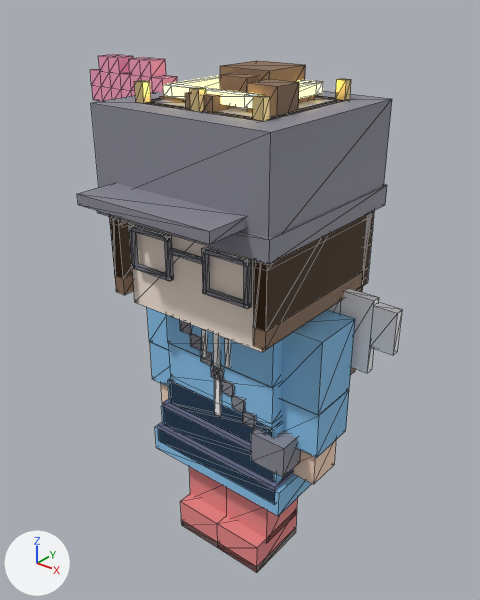
Renders of the glTF model public/plaza/assets/avatar_block.glb from each side of a commit.
Rendered twice from a 50 mm lens placed at (1.51, -1.92, 2.4), pointed at (-0.06, 0.06, 1.17). The lights are fixed; the arrows at lower left show +X, +Y and +Z. The first picture is the older version. Mesh edges are drawn as thin lines.

Objects in the first picture: 'AV_block_HEAD', 'block_ACC_balloon', 'block_ACC_beanie', 'block_ACC_cap', 'block_ACC_crossbag', 'block_ACC_wings', 'block_BOTTOM_skirt', 'block_HAIR_bob', 'block_HAIR_long', 'block_SHOES_boots', 'block_TOP_dress_skirt', 'block_TOP_hoodie' and 10 more.
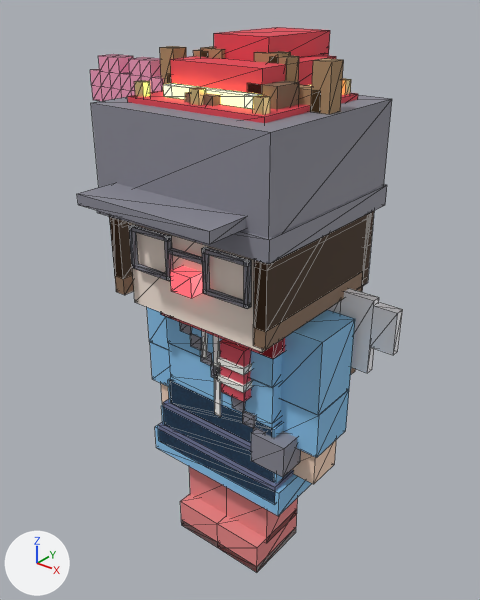
What the commit changed:
Material 'FIX_scarf_stripe' (mat_fix_scarf_stripe) is new.
Its base color is (0.96, 0.94, 0.9) (white #faf8f3).
Its roughness is 0.85.
Material 'FIX_scarf' (mat_fix_scarf) is new.
Its base color is (0.72, 0.08, 0.12) (red #dd5061).
Its roughness is 0.85.
Material 'FIX_santa_red' (mat_fix_santa_red) is new.
Its base color is (0.78, 0.06, 0.09) (red #e54555).
Its roughness is 0.7.
Material 'FIX_rudolph_nose' (mat_fix_rudolph_nose) is new.
Its base color is (0.95, 0.08, 0.12) (red #f95061).
Its roughness is 0.3.
Its emission color is (1.0, 0.1, 0.12) (red #ff5961).
Its emission strength is 1.2.
Material 'FIX_antler' (mat_fix_antler) is new.
Its base color is (0.42, 0.26, 0.13) (brown #ad8b65).
Its roughness is 0.8.
Mesh me_block_acc_scarf_stripe is new.
It consists of a box spanning x 0.045..0.175, y -0.22..-0.155, z 0.95..0.98; a box spanning x 0.045..0.175, y -0.22..-0.155, z 1.03..1.06.
It uses material mat_fix_scarf_stripe (white #faf8f3).
Mesh me_block_acc_scarf is new.
It has 32 vertices, 60 faces and spans x -0.29..0.29, y -0.21..0.19, z 0.9..1.25.
It uses material mat_fix_scarf (red #dd5061).
Mesh me_block_acc_santa is new.
It consists of a box spanning x -0.3..0.3, y -0.28..0.28, z 1.88..2.02; a box spanning x -0.2..0.2, y -0.16..0.28, z 2.02..2.14; a box spanning x -0.12..0.12, y -0.02..0.36, z 2.14..2.22; a box spanning x -0.07..0.07, y 0.28..0.44, z 2.02..2.16.
It uses material mat_fix_santa_red (red #e54555).
Mesh me_block_acc_antlers_nose is new.
It is a box spanning x -0.05..0.05, y -0.36..-0.29, z 1.37..1.45.
It uses material mat_fix_rudolph_nose (red #f95061, glowing red #ff5961).
Mesh me_block_acc_antlers is new.
It consists of a box spanning x 0.135..0.205, y -0.035..0.035, z 1.86..2.16; a box spanning x 0.17..0.34, y -0.035..0.035, z 2.0..2.07; a box spanning x 0.305..0.375, y -0.035..0.035, z 2.0..2.16; a box spanning x 0.07..0.17, y -0.035..0.035, z 2.1..2.17; a box spanning x -0.205..-0.135, y -0.035..0.035, z 1.86..2.16; a box spanning x -0.34..-0.17, y -0.035..0.035, z 2.0..2.07; a box spanning x -0.375..-0.305, y -0.035..0.035, z 2.0..2.16; a box spanning x -0.17..-0.07, y -0.035..0.035, z 2.1..2.17.
It uses material mat_fix_antler (brown #ad8b65).
Object 'block_ACC_scarf_stripe' (ob_block_acc_scarf_stripe) is new; it shows me_block_acc_scarf_stripe.
Its location is (0.0, 0.0, 0.0).
Object 'block_ACC_scarf' (ob_block_acc_scarf) is new; it shows me_block_acc_scarf.
Its location is (0.0, 0.0, 0.0).
Object 'block_ACC_santa' (ob_block_acc_santa) is new; it shows me_block_acc_santa.
Its location is (0.0, 0.0, 0.0).
Object 'block_ACC_antlers_nose' (ob_block_acc_antlers_nose) is new; it shows me_block_acc_antlers_nose.
Its location is (0.0, 0.0, 0.0).
Object 'block_ACC_antlers' (ob_block_acc_antlers) is new; it shows me_block_acc_antlers.
Its location is (0.0, 0.0, 0.0).

Where the change shows, as pixel boxes [x1, y1, x2, y2] in the pictures (480 x 600 px):
'block_ACC_santa', added (red)
    after: [127, 27, 358, 123]
'block_ACC_antlers', added (brown)
    after: [160, 46, 344, 114]
'block_ACC_scarf', added
    after: [161, 313, 285, 402]
'block_ACC_antlers_nose', added (red)
    after: [170, 266, 203, 298]
'block_ACC_scarf_stripe', added
    after: [218, 356, 252, 393]
'block_HAIR_bun', unchanged, covered by the edit
    before: [113, 61, 374, 264]
    after: [110, 213, 374, 264]
